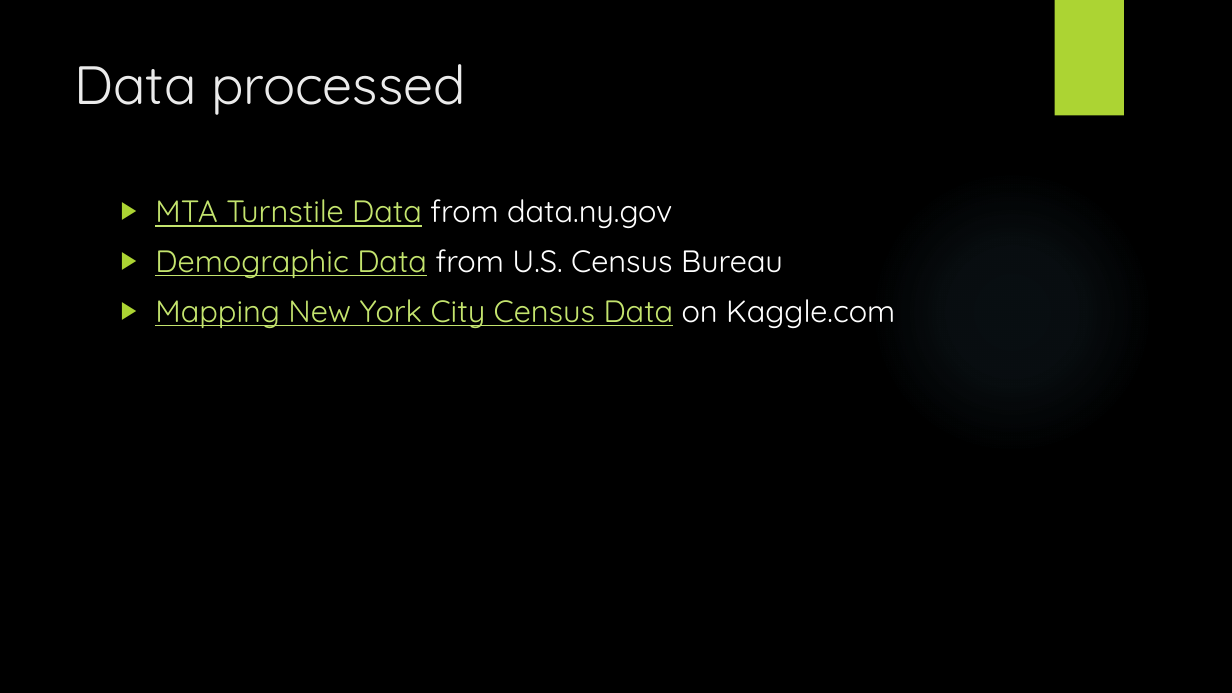
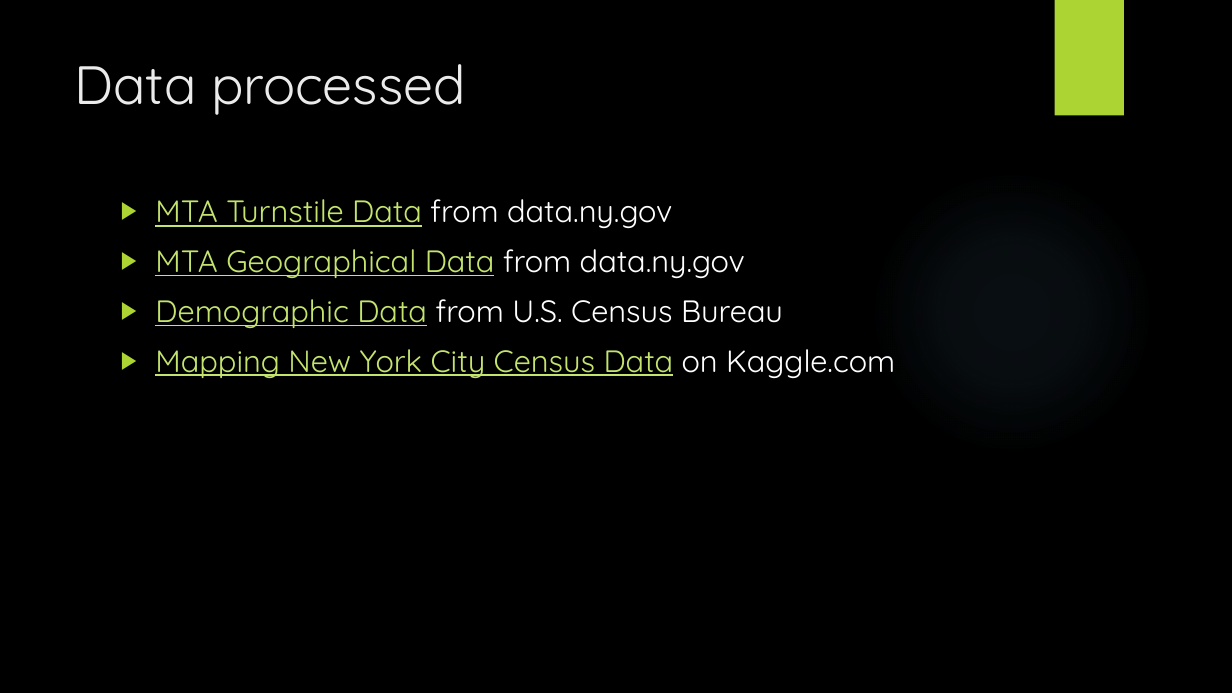
Before and after one commit to JNYH/projectbenson, a slide deck: slide 3 of OptimizeStreetTeamDeployment.pptx. Drawn at 1232x693 pixels with LibreOffice and Linux fonts; fonts in the diff are those of the drawing; background and template pictures are left out. Boxes give left, top, right and bottom in pixels: in the first picture for what was removed or moved away, otherwise in the second. Text is boxed around its words. In the diff, an @@ line names an element or a change of style, - is before the commit and + after.

```diff
--- a/OptimizeStreetTeamDeployment.pptx
+++ b/OptimizeStreetTeamDeployment.pptx
@@ text at <box>155,249,745,278</box>: paragraph added @@
+▶ MTA Geographical Data from data.ny.gov
```
Also in this commit, not shown: 7 other slides changed, 1 slide added.
